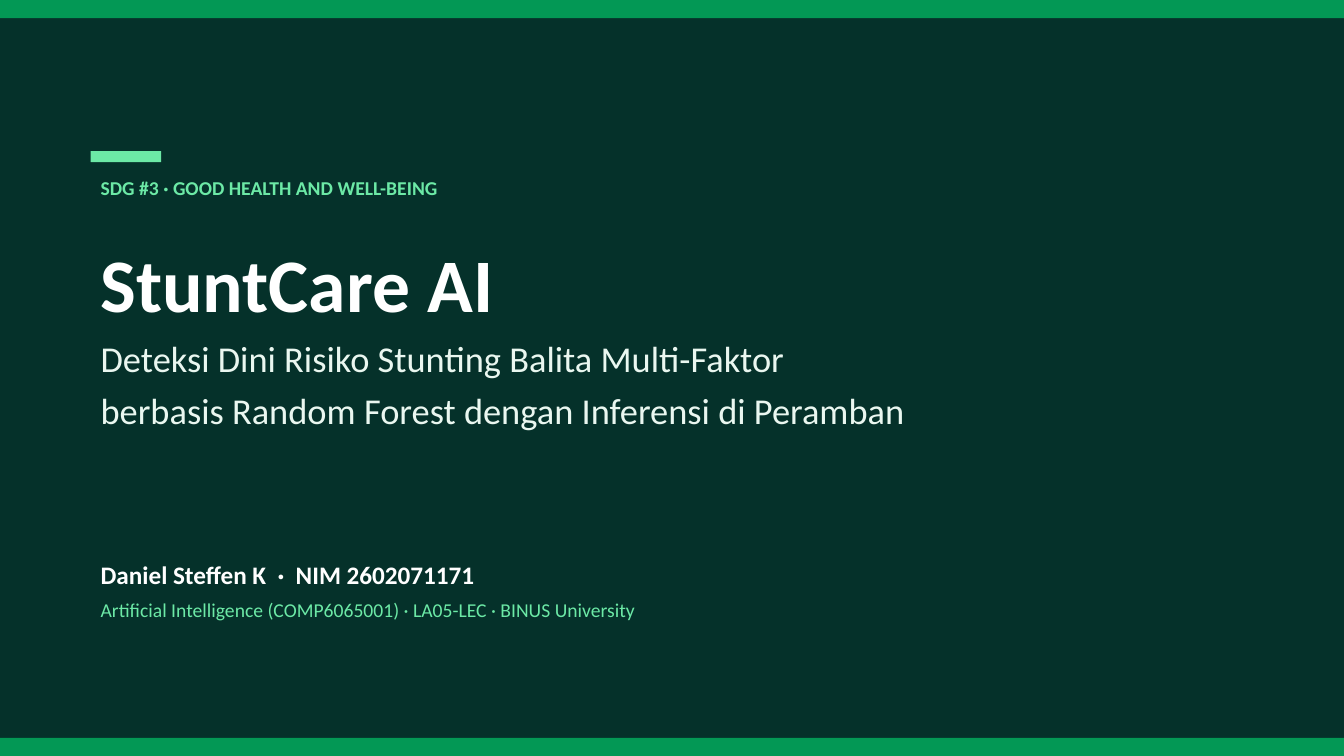
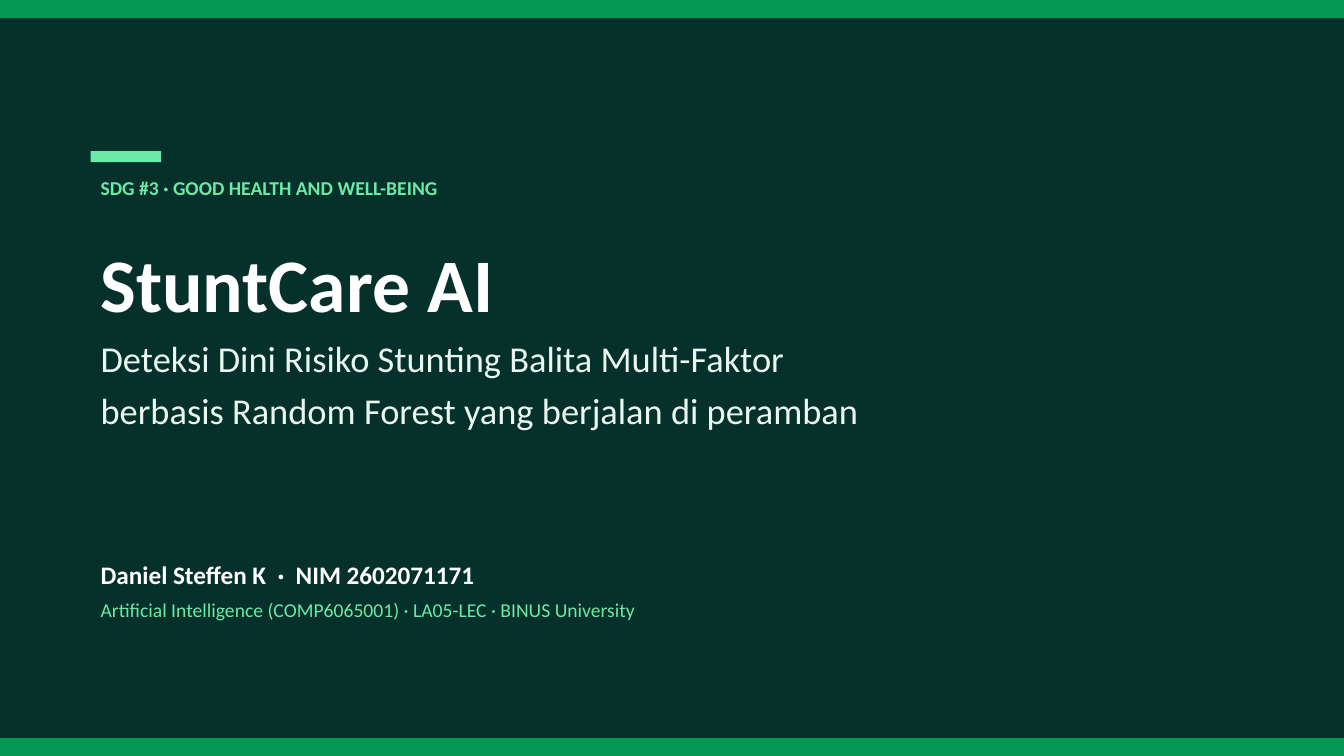
Before and after one commit to steffenkwik/machinelearning-ai, a slide deck: slide 1 of StuntCare_AI_Presentation.pptx. Drawn at 1344x756 pixels with LibreOffice and Linux fonts; fonts in the diff are those of the drawing. Boxes give left, top, right and bottom in pixels: in the first picture for what was removed or moved away, otherwise in the second. Text is boxed around its words. In the diff, an @@ line names an element or a change of style, - is before the commit and + after.

```diff
--- a/StuntCare_AI_Presentation.pptx
+++ b/StuntCare_AI_Presentation.pptx
@@ text at (101,398,858,431): text changed @@
-berbasis Random Forest dengan Inferensi di Peramban
+berbasis Random Forest yang berjalan di peramban
```
Also in this commit, not shown: 7 other slides changed, 6 slides added, 6 slides removed, 7 other files.
